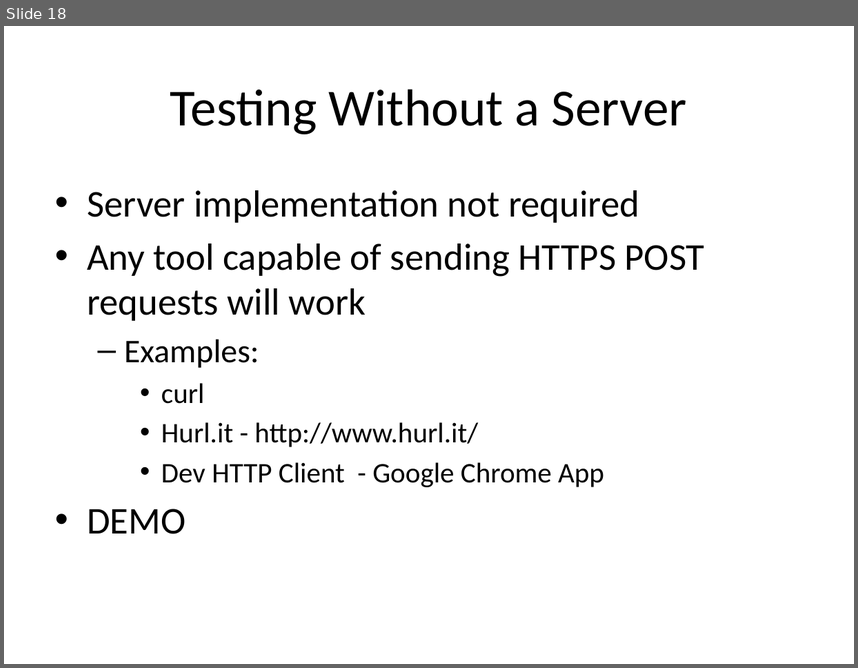
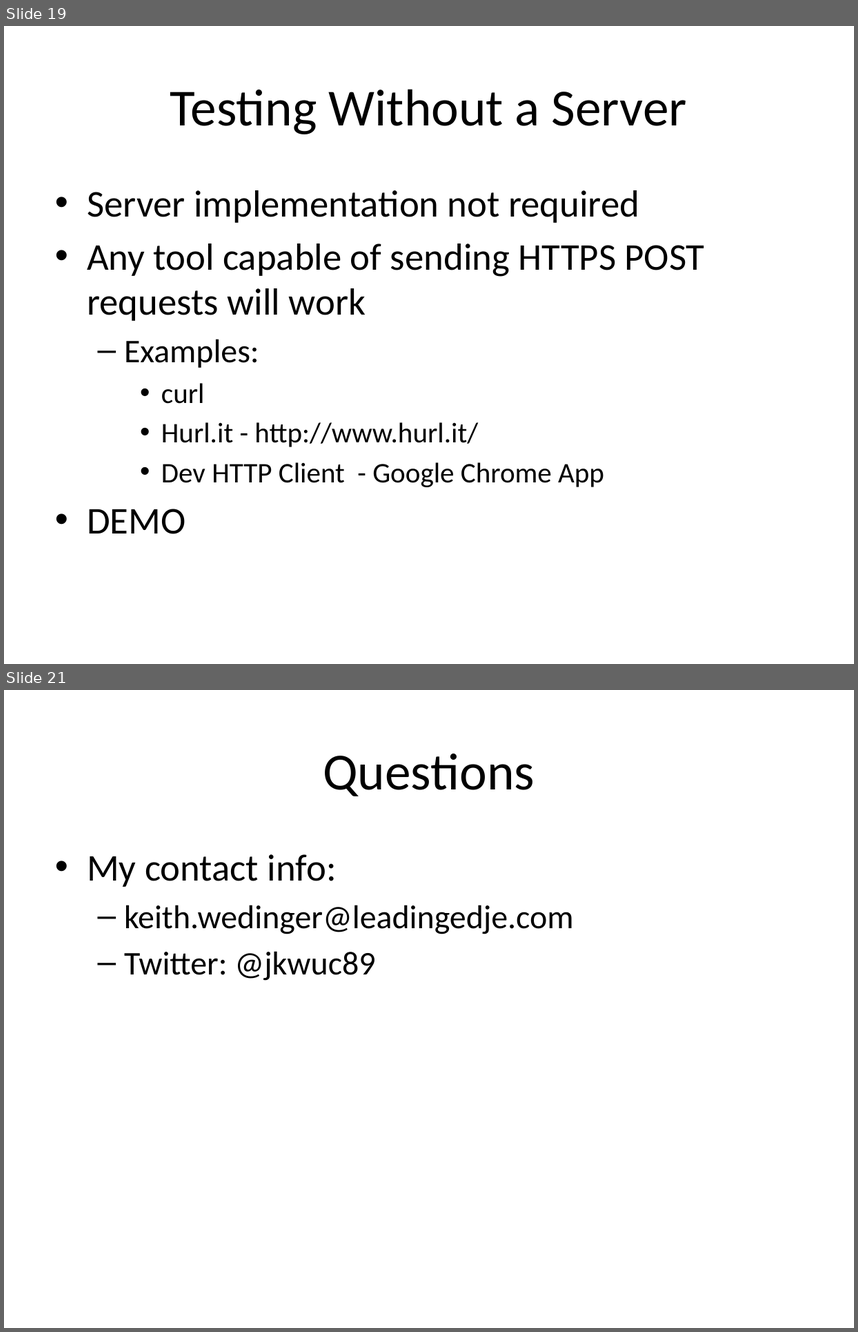
Before and after one commit to LeadingEDJE/MobilePushNotification, a slide deck: Implementing Push Notification in Android.pptx. Shown one above the other, each under a label of ours: slide 18 before the commit, slides 19 and 21 after it; the slides between them are not shown. The pictures are 858x668 and 858x1332 pixels, drawn with LibreOffice and Linux fonts; fonts in the diff are those of the drawing; background and template pictures are left out. Boxes give left, top, right and bottom in pixels: in the first picture for what was removed or moved away, otherwise in the second. Text is boxed around its words. In the diff, an @@ line names an element or a change of style, - is before the commit and + after.

```diff
--- a/Implementing Push Notification in Android.pptx
+++ b/Implementing Push Notification in Android.pptx
@@ slide 21 added at [4,690,854,1328], background picture (left out) @@
@@ title added at [323,753,535,796], 44 pt, text #000000 @@
+Questions
@@ text added at [87,854,573,980], 28 pt, text #000000 @@
+• My contact info:
+  – keith.wedinger@leadingedje.com
+  – Twitter: @jkwuc89
@@ what was slide 18 is now slide 19 @@
```
Also in this commit, not shown: 3 slides changed, 1 other slide added.
